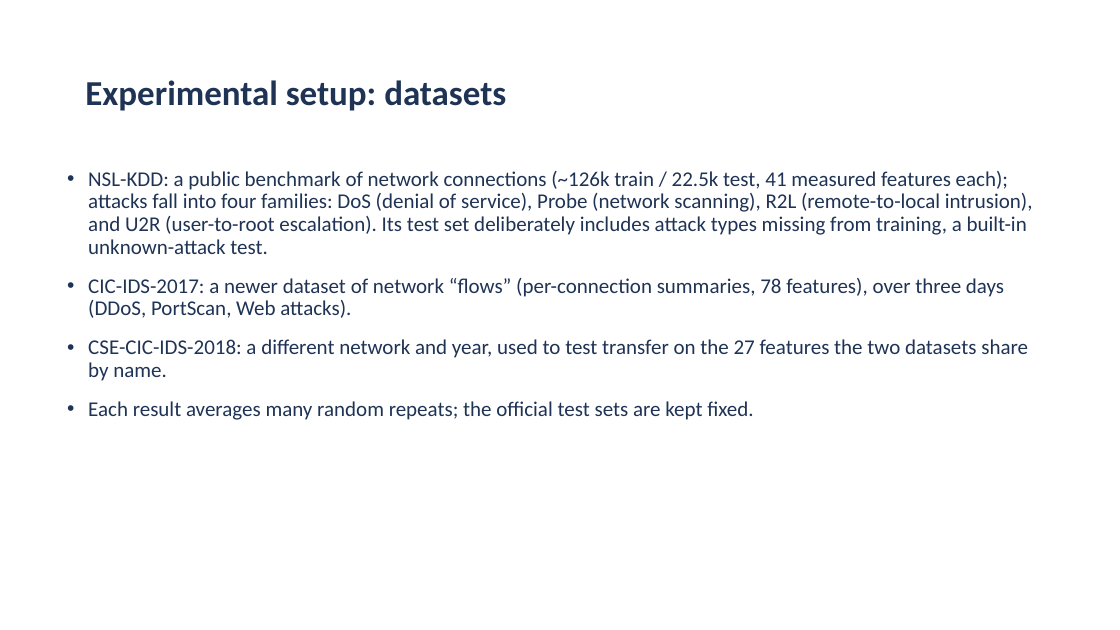
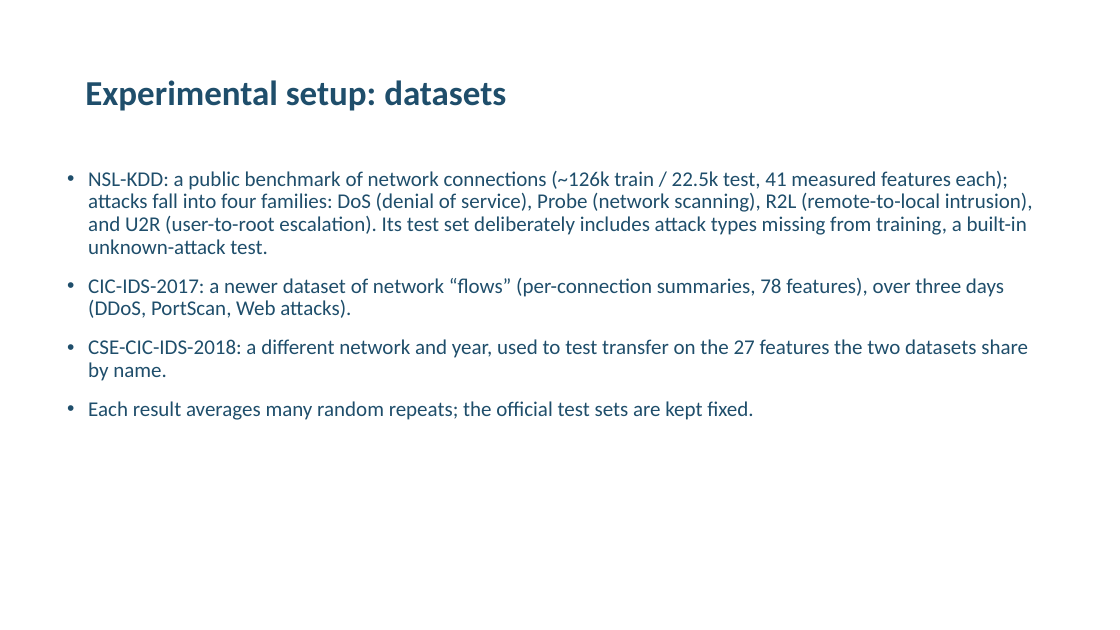
Before and after one commit to aiparallel0/chaoscrypt, a slide deck: slide 6 of papers/paper2-ids-selective/presentation.pptx. Drawn at 1120x630 pixels with LibreOffice and Linux fonts; fonts in the diff are those of the drawing; background and template pictures are left out. Boxes give left, top, right and bottom in pixels: in the first picture for what was removed or moved away, otherwise in the second. Text is boxed around its words. In the diff, an @@ line names an element or a change of style, - is before the commit and + after.

```diff
--- a/papers/paper2-ids-selective/presentation.pptx
+++ b/papers/paper2-ids-selective/presentation.pptx
@@ title "Experimental setup: datasets" at (85,80,506,111): text colour #1F3355 to #1F4E6B @@
@@ text "NSL-KDD: a public benchmark of ..." at (88,171,1033,420): text colour #1F3355 to #1F4E6B @@
```
Also in this commit, not shown: 19 other slides changed, 2 other files.
